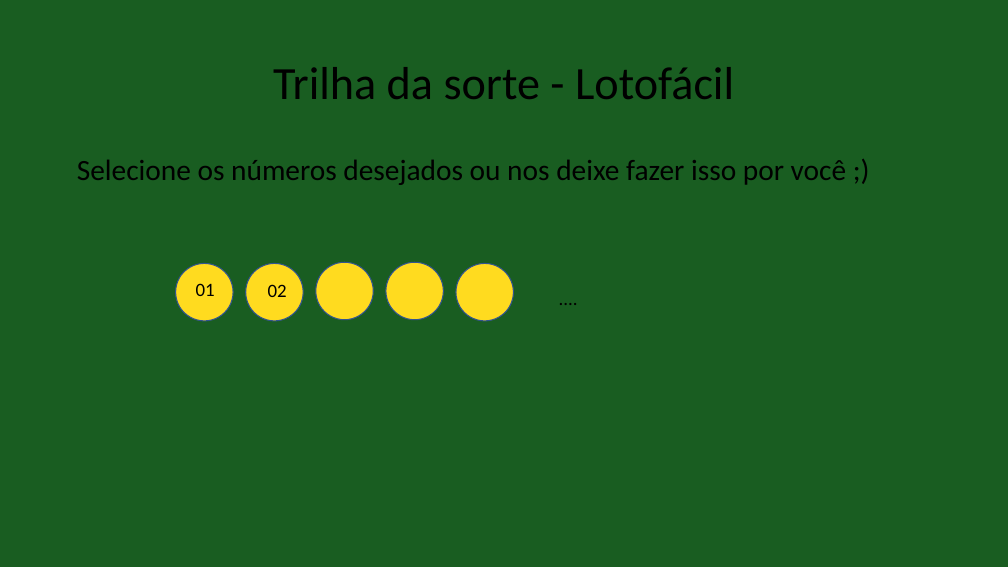
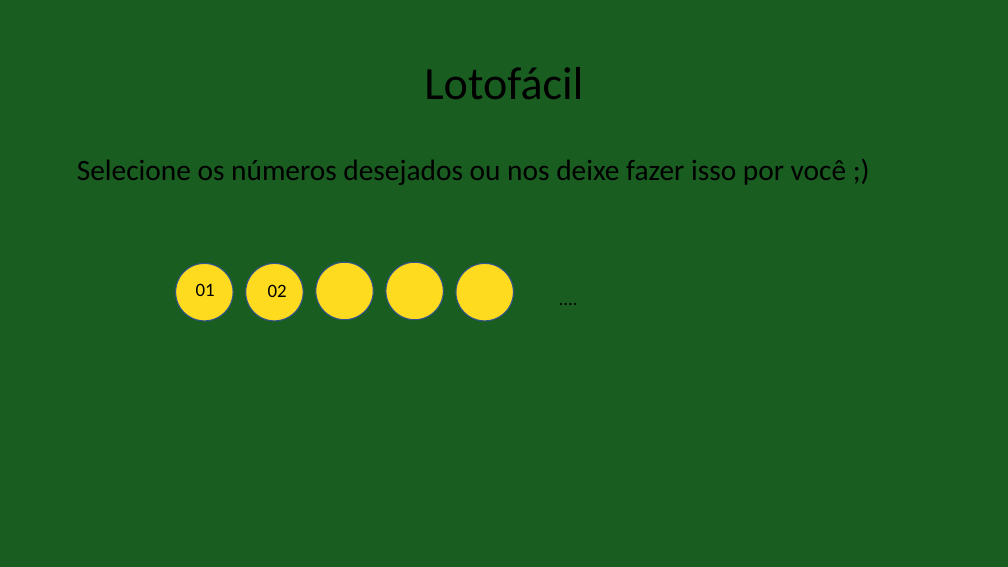
Before and after one commit to evertonsil/trilhadasorte, a slide deck: slide 4 of Trilha da sorte.pptx (slide 2 before the commit). Drawn at 1008x567 pixels with LibreOffice and Linux fonts; fonts in the diff are those of the drawing. Boxes give left, top, right and bottom in pixels: in the first picture for what was removed or moved away, otherwise in the second. Text is boxed around its words. In the diff, an @@ line names an element or a change of style, - is before the commit and + after.

```diff
--- a/Trilha da sorte.pptx
+++ b/Trilha da sorte.pptx
@@ title at [424,67,583,99]: text changed @@
-Trilha da sorte - Lotofácil
+Lotofácil
```
Also in this commit, not shown: 3 other slides changed, 4 slides added, 1 slide removed, 8 other files.
